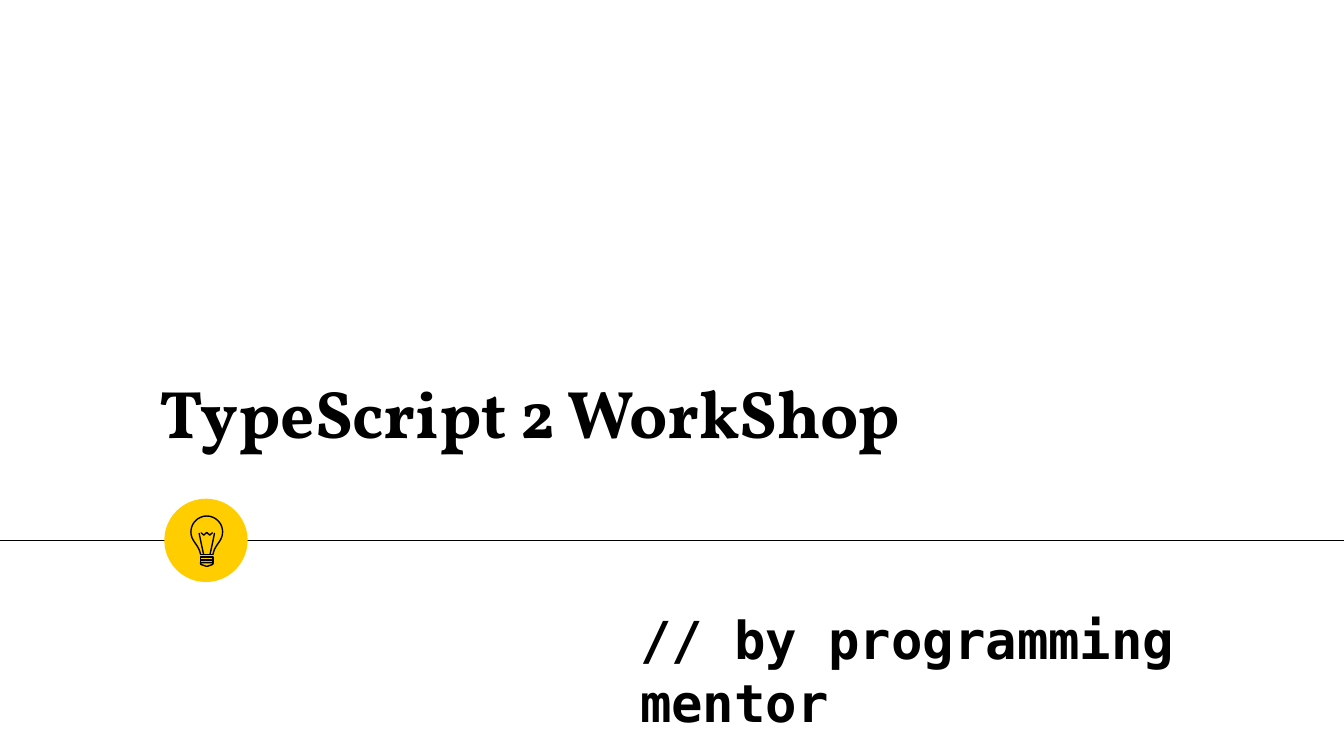
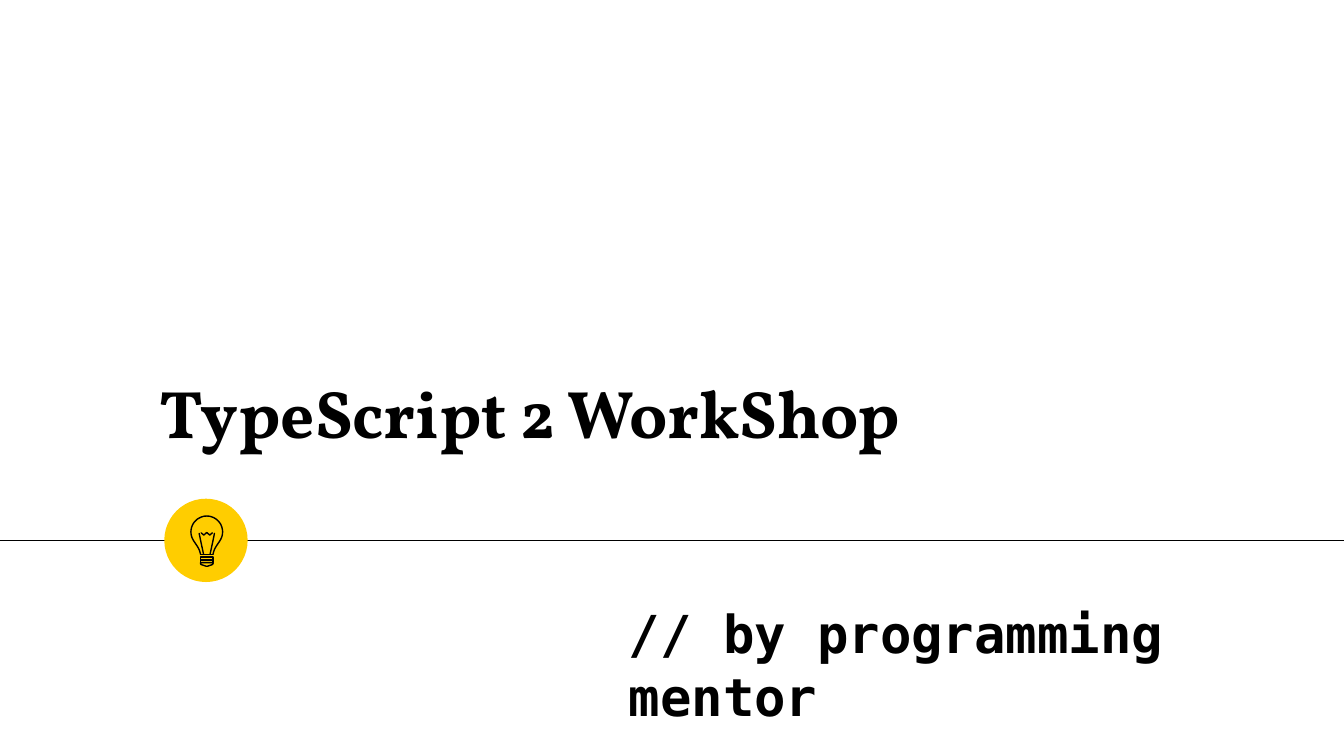
Before and after one commit to koldovsky/typescript-workshop, a slide deck: slide 1 of ts-workshop-slides.pptx. Drawn at 1344x756 pixels with LibreOffice and Linux fonts; fonts in the diff are those of the drawing. Boxes give left, top, right and bottom in pixels: in the first picture for what was removed or moved away, otherwise in the second. Text is boxed around its words. In the diff, an @@ line names an element or a change of style, - is before the commit and + after.

```diff
--- a/ts-workshop-slides.pptx
+++ b/ts-workshop-slides.pptx
@@ text "// by programming mentor": place and size @@
-text "// by programming mentor" at box(640, 617, 1175, 723)
+text "// by programming mentor" at box(629, 611, 1163, 717)
```
Also in this commit, not shown: 2 other slides changed, 2 slides removed, 2 other files.
